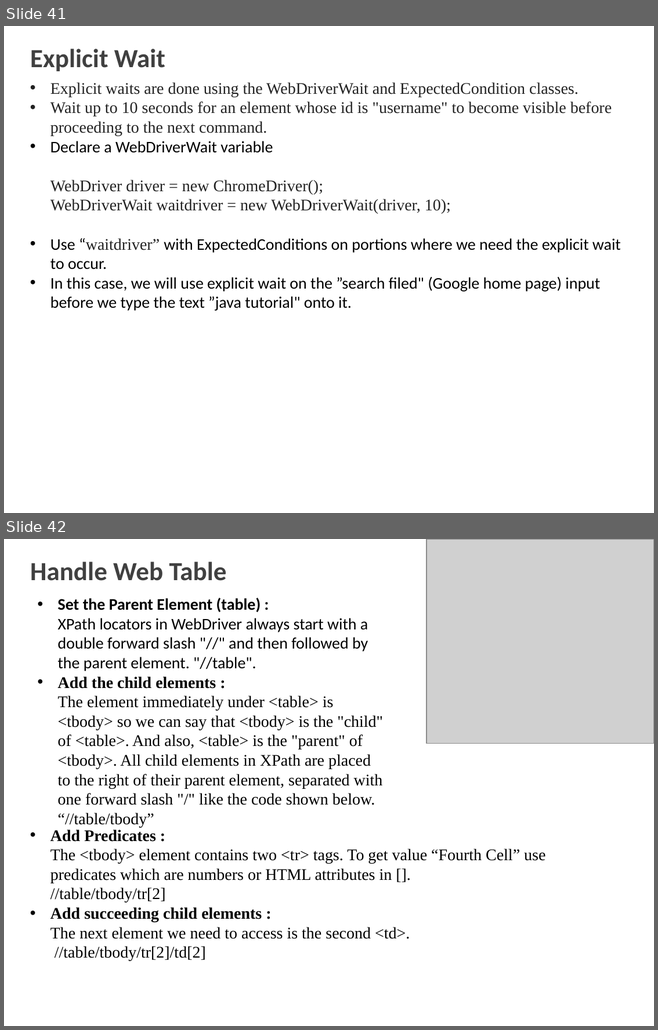
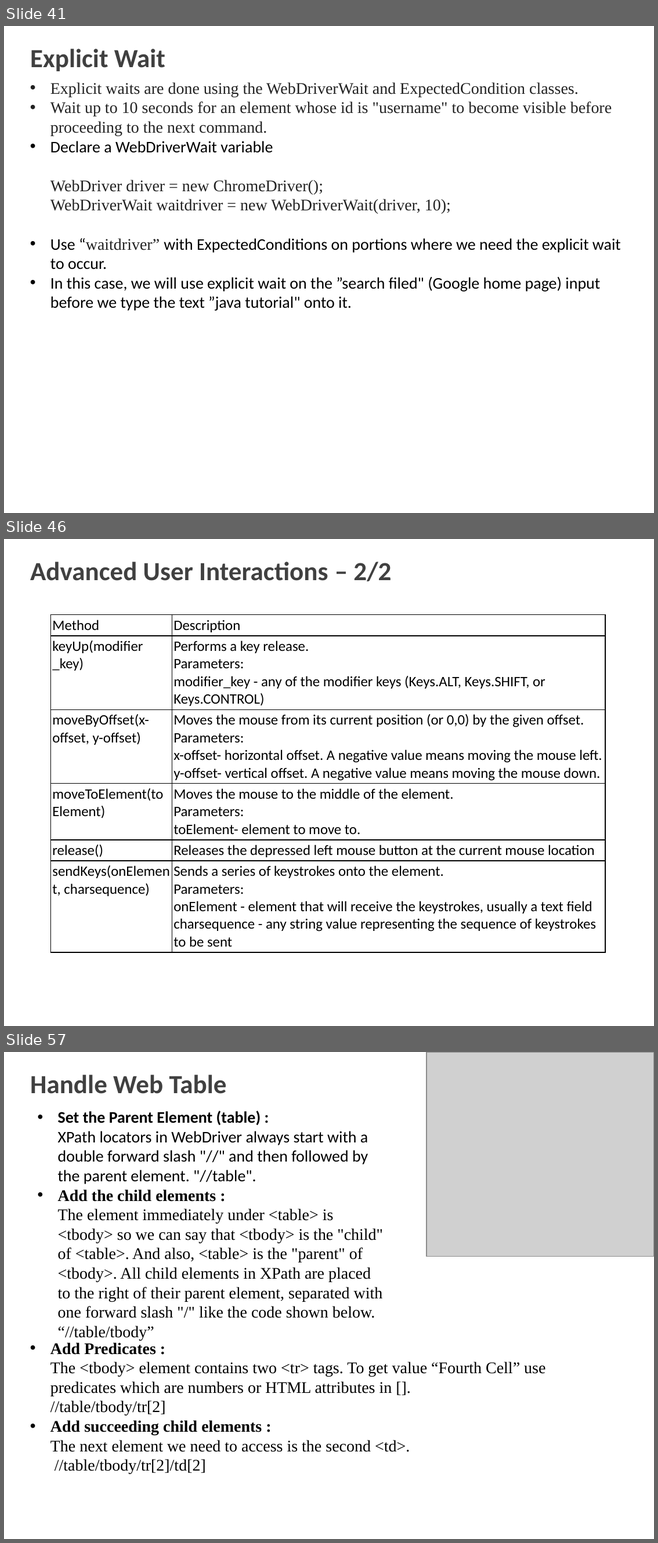
Before and after one commit to shalini06mittal/MphasisPhase5Batch1, a slide deck: 2_Selenium.pptx. Shown one above the other, each under a label of ours: slides 41 and 42 before the commit, slides 41, 46 and 57 after it; the slides between them are not shown. The pictures are 658x1030 and 658x1543 pixels, drawn with LibreOffice and Linux fonts; fonts in the diff are those of the drawing; grey boxes stand for pictures; background and template pictures are left out. Boxes give left, top, right and bottom in pixels: in the first picture for what was removed or moved away, otherwise in the second. Text is boxed around its words. In the diff, an @@ line names an element or a change of style, - is before the commit and + after.

```diff
--- a/2_Selenium.pptx
+++ b/2_Selenium.pptx
@@ slide 46 added at box(4, 539, 654, 1026), background picture (left out) @@
@@ title added at box(30, 562, 391, 581), 29 pt, text #404040, bold @@
+Advanced User Interactions – 2/2
@@ table added at box(51, 615, 605, 964), 6 rows, 2 columns @@
+Method | Description
+keyUp(modifier _key) | Performs a key release. Parameters: modifier_key - any of the modifier keys (Keys.ALT, Keys.SHIFT, or Keys.CONTROL)
+moveByOffset(x-offset, y-offset) | Moves the mouse from its current position (or 0,0) by the given offset. Parameters: x-offset- horizontal offset. A negative value means moving the mouse left. y-offset- vertical offset. A negative value means moving the mouse down.
+moveToElement(toElement) | Moves the mouse to the middle of the element. Parameters: toElement- element to move to.
+release() | Releases the depressed left mouse button at the current mouse location
+sendKeys(onElement, charsequence) | Sends a series of keystrokes onto the element. Parameters: onElement - element that will receive the keystrokes, usually a text field charsequence - any string value representing the sequence of keystrokes to be sent
@@ what was slide 42 is now slide 57 @@
```
Also in this commit, not shown: 2 slides changed, 21 other slides added, 42 other files.
